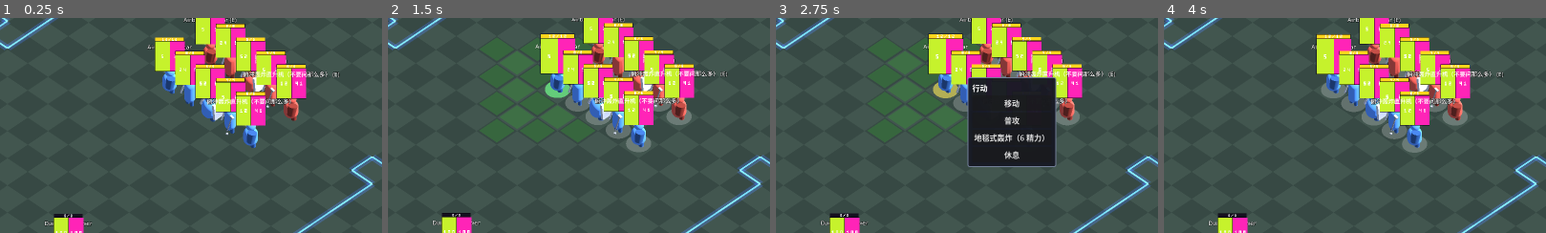
Above: before the commit, frames 1-4 (left to right).
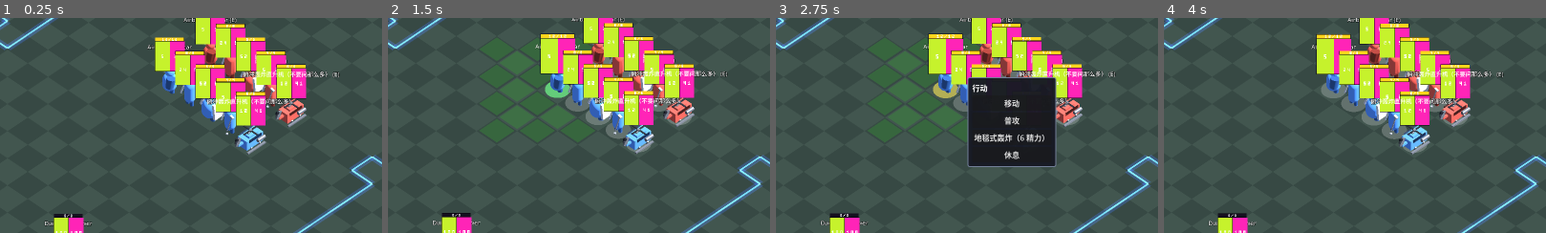
Above: after the commit, the same moments.

Repository: PigBruhs/RBC
Game: Godot game, scene res://src/view/battle_scene.tscn
Two runs of this game, one before a commit and one after it. Both use one fixed random seed, a clock stepped at 60 frames per second and the inputs below.
Inputs (mouse positions are % of the whole screen's width and height, from its top left):
- Up to frame 1 (0.25 s): no input
- Up to frame 2 (1.5 s): click ">>" at 0.5 s; click "移动" at 1.25 s
- Up to frame 3 (2.75 s): click (3, 97) at 2.02 s
- Up to frame 4 (4 s): click "普攻" at 2.75 s; click (6, 97) at 3.52 s
The pictures show only the part of the screen within x 22-72%, y 30-80%; the shares and areas given below are measured in that part.

The runs differ from the first frame. In frame 1, 1.4% of the frame differs, in the area x 56-81%, y 37-64%; in frame 2, 1.3%; in frame 3, 0.6%; in frame 4, 1.3%.

Commit message:
接入队友产出的 HeliModel：直升机用独立模型（机身/主旋翼 MainRotor/尾桨 TailRotor/雪橇/火箭巢）

Diff:
--- a/game/src/view/unit_visual.gd
+++ b/game/src/view/unit_visual.gd
@@ -170,6 +170,10 @@
 		_build_dummy(body_mat, dark_mat, metal_mat)
 		return
 	var bname := Unit.base_name(unit.name)
+	# 俯冲轰炸直升机（不要问那么多）：用独立模型文件 HeliModel 搭的机身 + 旋翼
+	if bname.begins_with("俯冲轰炸直升机"):
+		HeliModel.build(self, _faction_color())
+		return
 	# 萨尼铁塔：远程造型 + 背上背一根医疗拐杖（用户口径）
 	if bname == "萨尼铁塔":
 		_build_ranged(body_mat, dark_mat, metal_mat)
--- a/game/tmp_heli_selfcheck.gd
+++ /dev/null
@@ -1,52 +0,0 @@
-extends SceneTree
-
-var count := 0
-var aabb := AABB()
-var first := true
-var lows: Array = []
-
-func _init() -> void:
-	var root := Node3D.new()
-	get_root().add_child(root)
-	var script: GDScript = load("res://src/view/heli_model.gd")
-	var heli: Node3D = script.build(root, Color(0.35, 0.42, 0.3))
-	_walk(heli, Transform3D())
-	print("ROOT_NAME=", heli.name, " CHILD_COUNT=", root.get_child_count())
-	print("MESH_COUNT=", count, " (limit 30)" if count > 30 else " (OK <=30)")
-	print("AABB_POS=(", aabb.position.x, ", ", aabb.position.y, ", ", aabb.position.z, ")")
-	print("AABB_END=(", aabb.end.x, ", ", aabb.end.y, ", ", aabb.end.z, ")")
-	print("SIZE_X=", aabb.size.x, " SIZE_Y=", aabb.size.y, " SIZE_Z=", aabb.size.z)
-	print("MIN_Y=", aabb.position.y, " CENTER_XZ=(", (aabb.position.x + aabb.end.x) * 0.5, ", ", (aabb.position.z + aabb.end.z) * 0.5, ")")
-	lows.sort_custom(func(a, b): return a[0] < b[0])
-	print("LOWEST_5:")
-	for i in mini(5, lows.size()):
-		print("   ", lows[i][1], " min_y=", lows[i][0])
-	for n in ["MainRotor", "TailRotor"]:
-		var node: Node3D = heli.get_node_or_null(NodePath(n))
-		if node == null:
-			print(n, " MISSING")
-		else:
-			print(n, " FOUND local_pos=(", node.position.x, ", ", node.position.y, ", ", node.position.z, ") children=", node.get_child_count())
-	quit()
-
-## 手动累积父链变换：脚本模式下节点不在树里，global_transform 不可靠
-func _walk(n: Node, xf: Transform3D) -> void:
-	if n is Node3D:
-		xf = xf * (n as Node3D).transform
-	if n is MeshInstance3D and (n as MeshInstance3D).mesh != null:
-		count += 1
-		var box: AABB = (n as MeshInstance3D).mesh.get_aabb()
-		var lo := INF
-		for i in 8:
-			var p: Vector3 = xf * box.get_endpoint(i)
-			lo = minf(lo, p.y)
-			if first:
-				aabb = AABB(p, Vector3.ZERO)
-				first = false
-			else:
-				aabb = aabb.expand(p)
-		var nm: String = (n as Node).name
-		var pn: String = (n as Node).get_parent().name
-		lows.append([lo, pn + "/" + nm])
-	for c in n.get_children():
-		_walk(c, xf)
Not shown, added: game/src/view/heli_model.gd.uid
